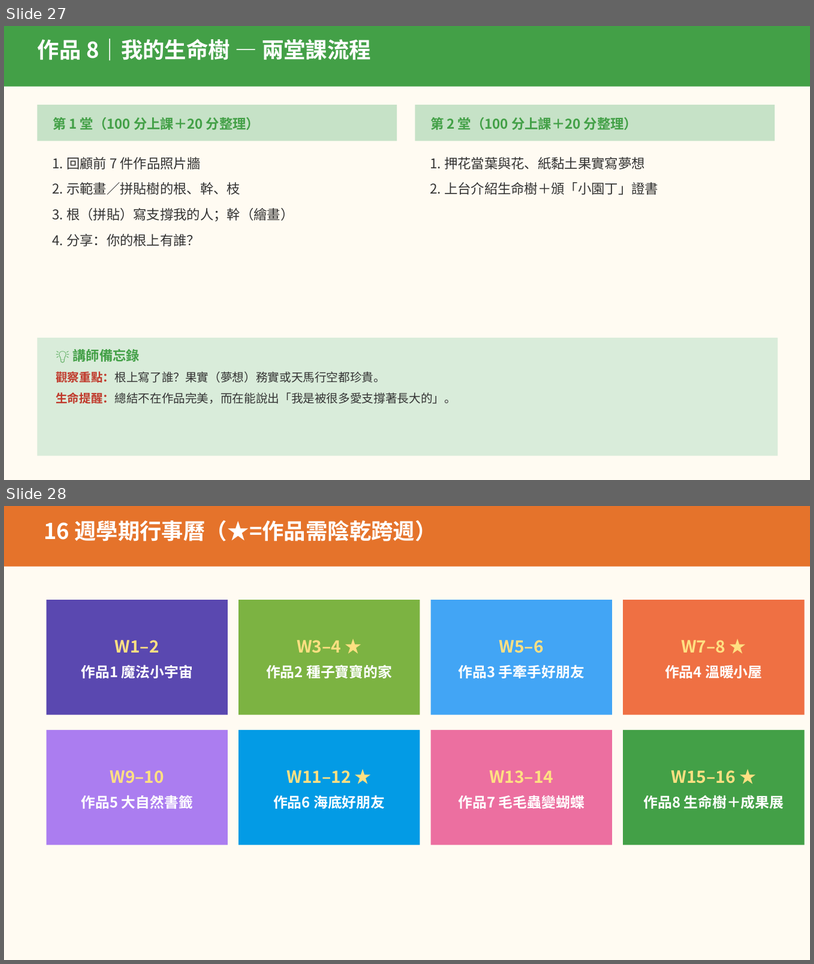
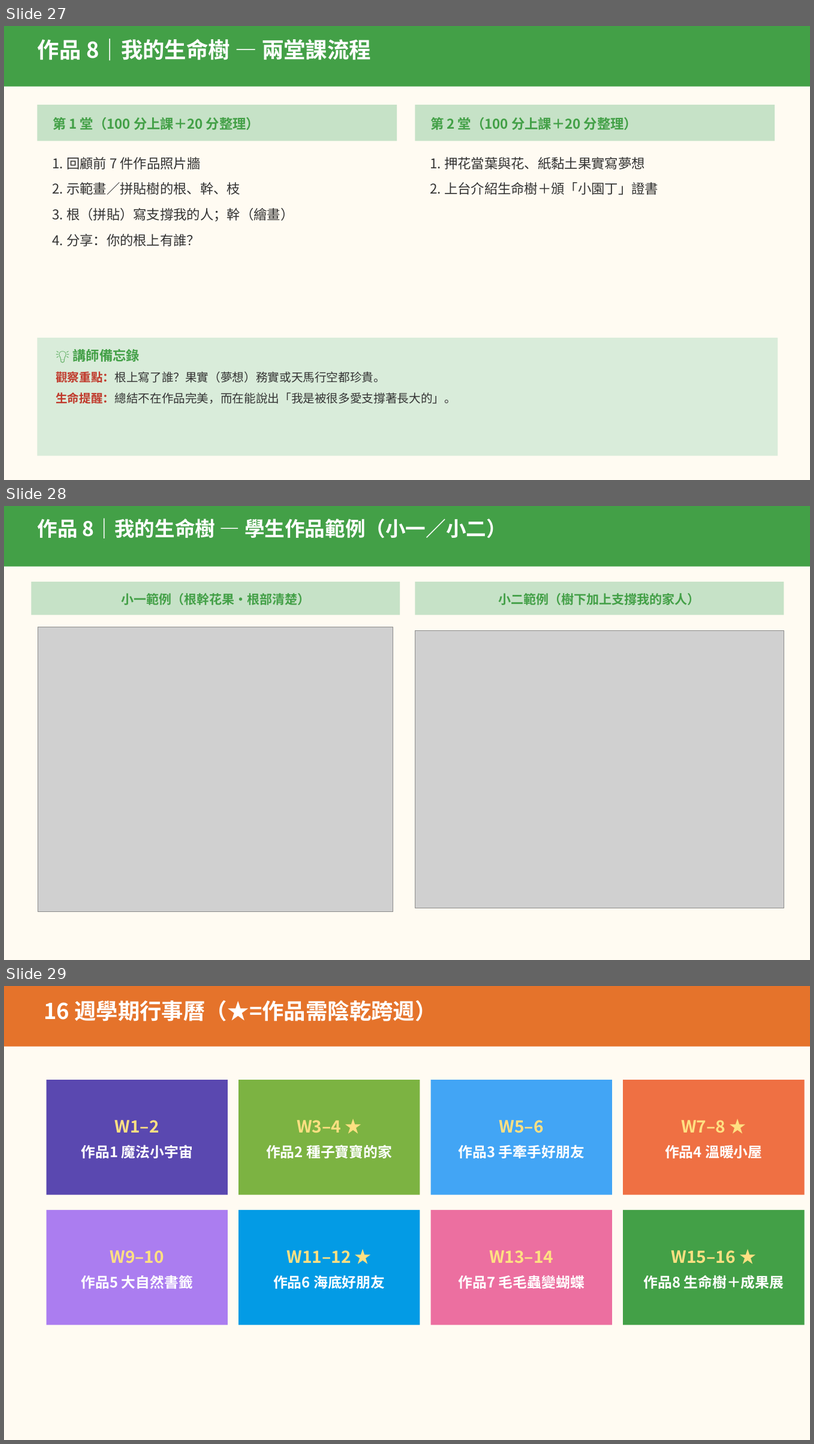
Before and after one commit to serina168/mandala-beginner, a slide deck: 16週兒童藝術生命教育課程_上課簡報.pptx. Shown one above the other, each under a label of ours: slides 27 and 28 before the commit, slides 27, 28 and 29 after it. The pictures are 814x964 and 814x1444 pixels, drawn with LibreOffice and Linux fonts; fonts in the diff are those of the drawing; grey boxes stand for pictures. Boxes give left, top, right and bottom in pixels: in the first picture for what was removed or moved away, otherwise in the second. Text is boxed around its words. In the diff, an @@ line names an element or a change of style, - is before the commit and + after.

```diff
--- a/16週兒童藝術生命教育課程_上課簡報.pptx
+++ b/16週兒童藝術生命教育課程_上課簡報.pptx
@@ slide 28 added at [4,506,810,960], background #FFFFFF @@
@@ rectangle added at [4,506,810,960], fill #FFFBF2 @@
@@ rectangle added at [4,506,810,567], fill #43A047 @@
@@ text added at [38,518,507,538], 24 pt, text #FFFFFF, bold @@
+作品 8｜我的生命樹 — 學生作品範例（小一／小二）
@@ rectangle added at [31,582,400,615], fill #C6E2C7 @@
@@ text added at [121,593,310,605], 15 pt, text #43A047, bold @@
+小一範例（根幹花果・根部清楚）
@@ rectangle added at [416,582,785,615], fill #C6E2C7 @@
@@ text added at [499,593,701,605], 15 pt, text #43A047, bold @@
+小二範例（樹下加上支撐我的家人）
@@ picture added at [38,627,393,912] @@
@@ picture added at [416,631,785,907] @@
@@ what was slide 28 is now slide 29 @@
```
Also in this commit, not shown: 8 other files.
